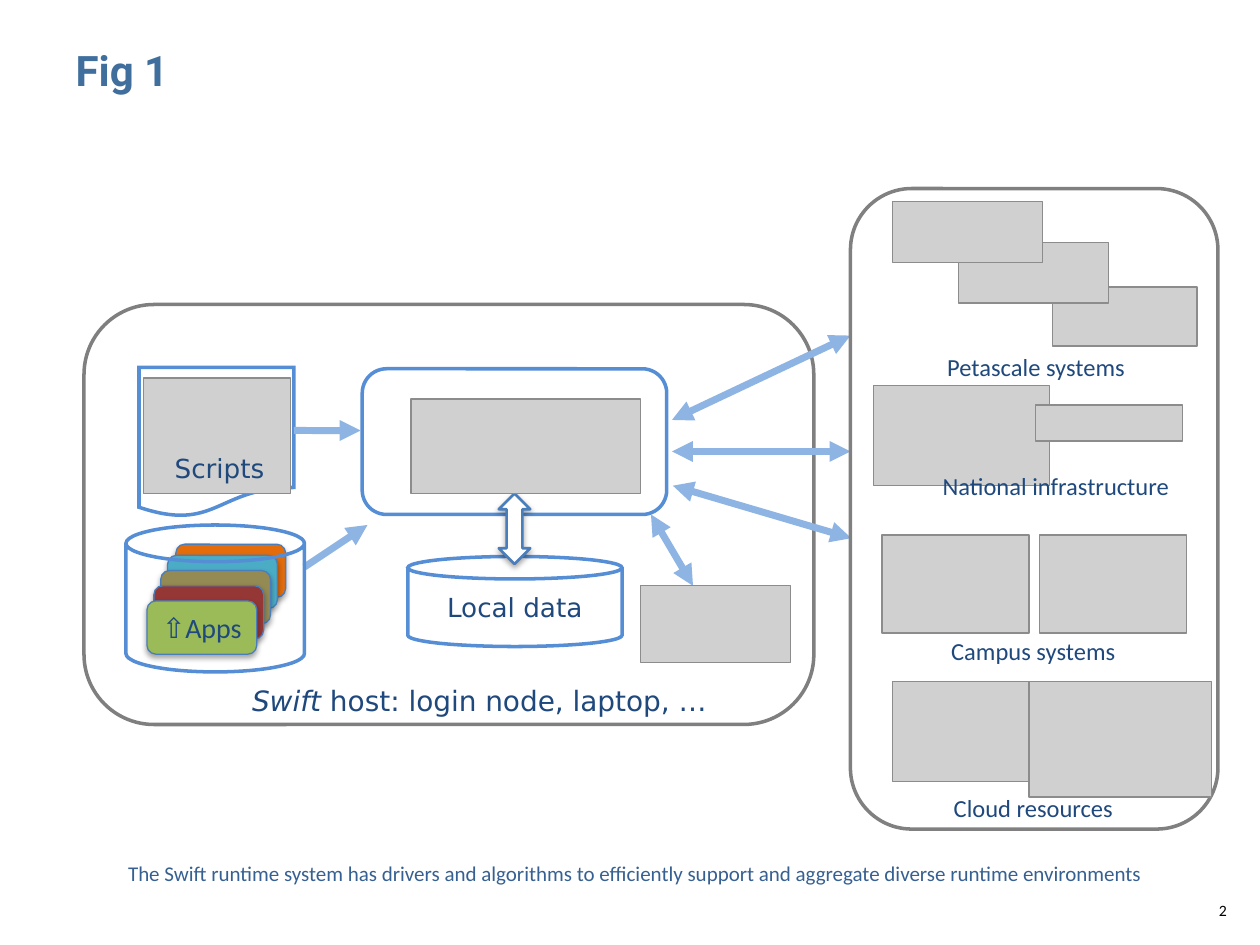
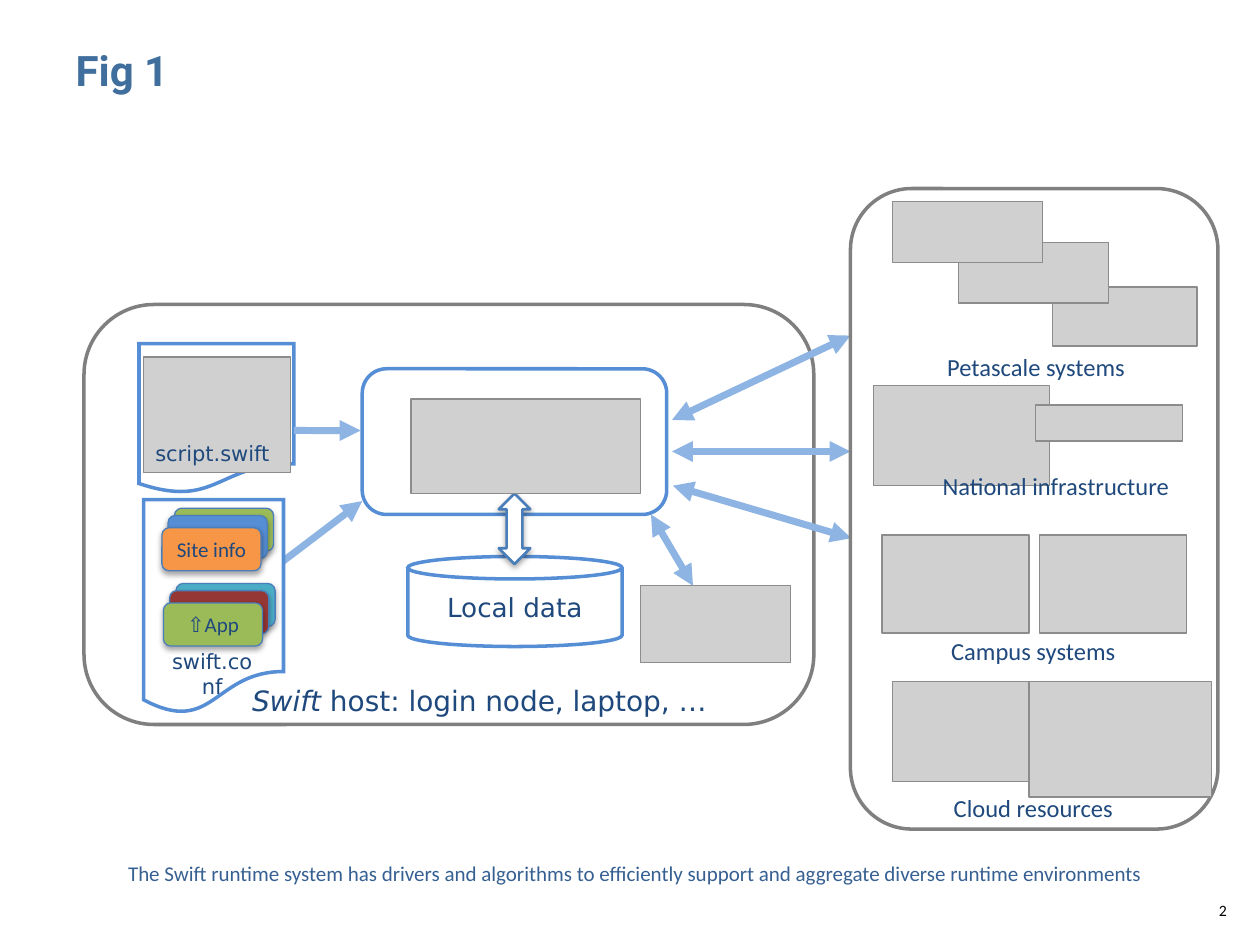
Before and after one commit to swift-lang/xsede-tutorial, a slide deck: slide 2 of doc/figs.pptx. Drawn at 1260x945 pixels with LibreOffice and Linux fonts; fonts in the diff are those of the drawing; grey boxes stand for pictures; background and template pictures are left out. Boxes give left, top, right and bottom in pixels: in the first picture for what was removed or moved away, otherwise in the second. Text is boxed around its words. In the diff, an @@ line names an element or a change of style, - is before the commit and + after.

```diff
--- a/doc/figs.pptx
+++ b/doc/figs.pptx
@@ flow chart document: place and size @@
-flow chart document at (139, 368, 294, 518)
+flow chart document at (139, 344, 294, 494)
@@ picture: place and size @@
-picture at (144, 378, 291, 494)
+picture at (144, 357, 291, 472)
@@ text at (155, 445, 269, 466): text changed; size 15 to 12 pt @@
-Scripts
+script.swift
@@ rounded rectangle: place and size @@
-rounded rectangle at (176, 544, 286, 597)
+rounded rectangle at (174, 508, 273, 551)
@@ rounded rectangle at (174, 508, 273, 551): fill #E46C0A to #9BBB59 @@
@@ arrow moved from (305, 567) - (368, 525) to (266, 575) - (363, 501) @@
@@ cylinder removed at (126, 525, 305, 673) @@
@@ group added at (144, 500, 284, 714): 2 rounded rectangles, 1 flow chart document, 1 text @@
+swift.conf
+mark
+Site info
@@ rounded rectangle removed at (161, 571, 271, 624) @@
@@ rounded rectangle "mark": place and size @@
-rounded rectangle "mark" at (154, 586, 263, 639)
+rounded rectangle "mark" at (170, 591, 270, 634)
@@ rounded rectangle "mark" at (170, 591, 270, 634): size 18 to 14 pt @@
@@ rounded rectangle: place and size @@
-rounded rectangle at (168, 556, 277, 609)
+rounded rectangle at (176, 583, 276, 626)
@@ rounded rectangle "⇧App": place and size @@
-rounded rectangle "⇧App" at (147, 601, 257, 654)
+rounded rectangle "⇧App" at (164, 604, 263, 646)
@@ text in rounded rectangle at (187, 616, 239, 636): text changed; size 16 to 12 pt @@
-⇧Apps
+⇧App
```
Also in this commit, not shown: 1 other file.
